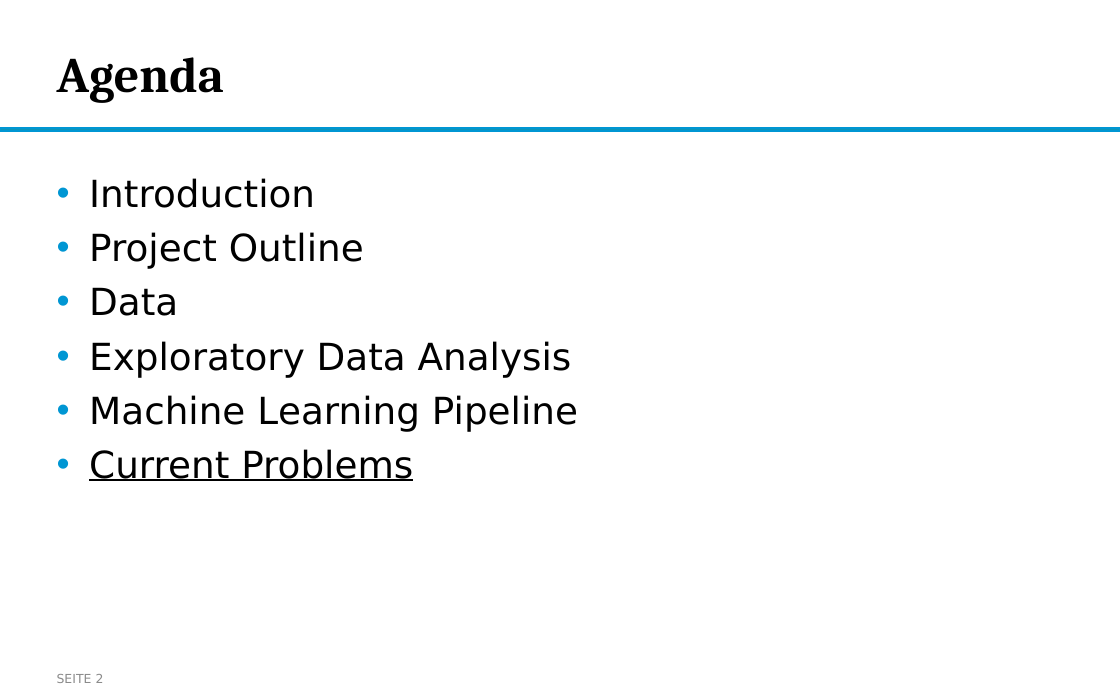
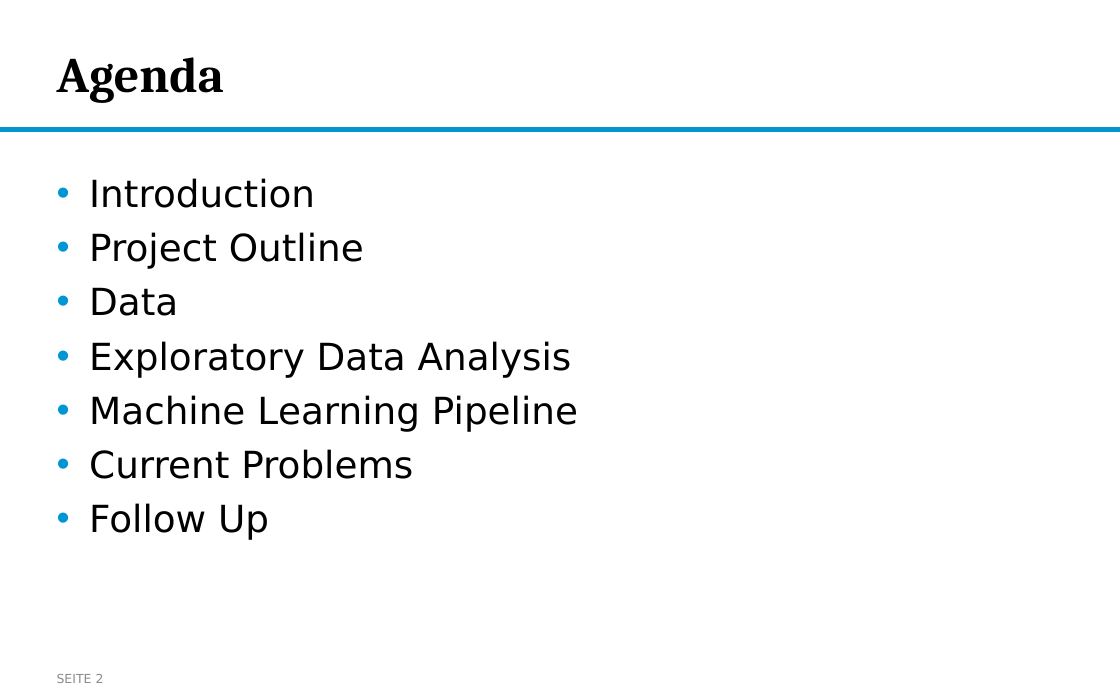
Before and after one commit to nikmaster/wu_dslab_infrared-city, a slide deck: slide 2 of deliverables/3b. intermediate slides/Intermediate Slides.pptx. Drawn at 1120x700 pixels with LibreOffice and Linux fonts; fonts in the diff are those of the drawing; background and template pictures are left out. Boxes give left, top, right and bottom in pixels: in the first picture for what was removed or moved away, otherwise in the second. Text is boxed around its words. In the diff, an @@ line names an element or a change of style, - is before the commit and + after.

```diff
--- a/deliverables/3b. intermediate slides/Intermediate Slides.pptx
+++ b/deliverables/3b. intermediate slides/Intermediate Slides.pptx
@@ text at (89,449,413,479): underline off in "Current Problems" @@
@@ text at (89,503,269,540): paragraph added @@
+• Follow Up
```
Also in this commit, not shown: 4 other slides changed, 1 slide added, 1 slide removed.
